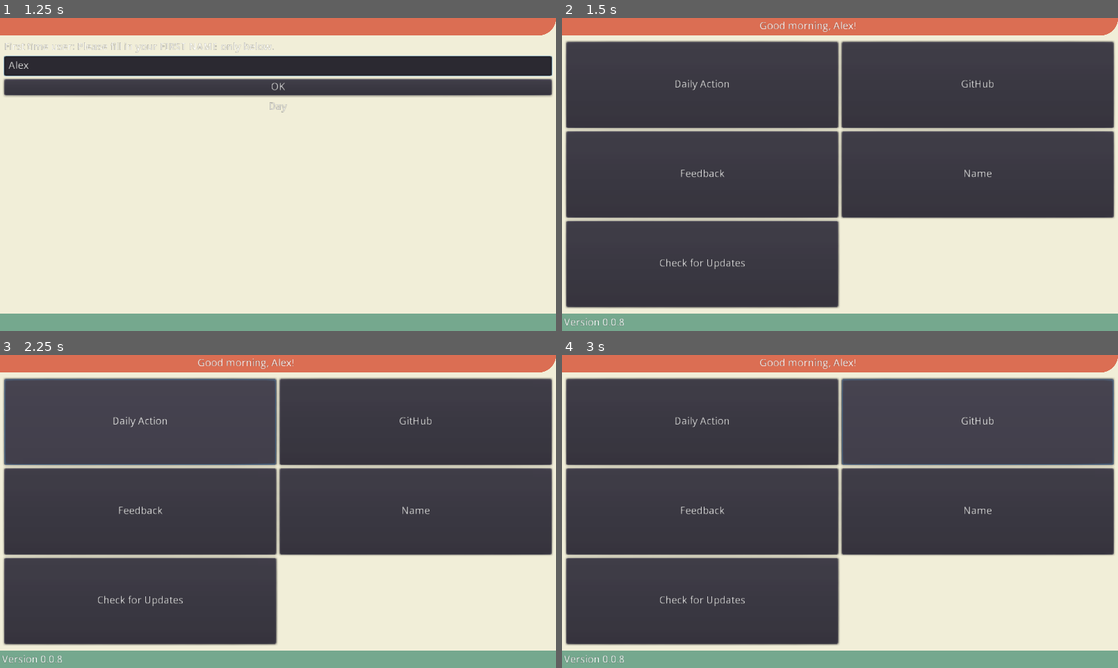
Above: before the commit, frames 1-4 (two rows, left to right).
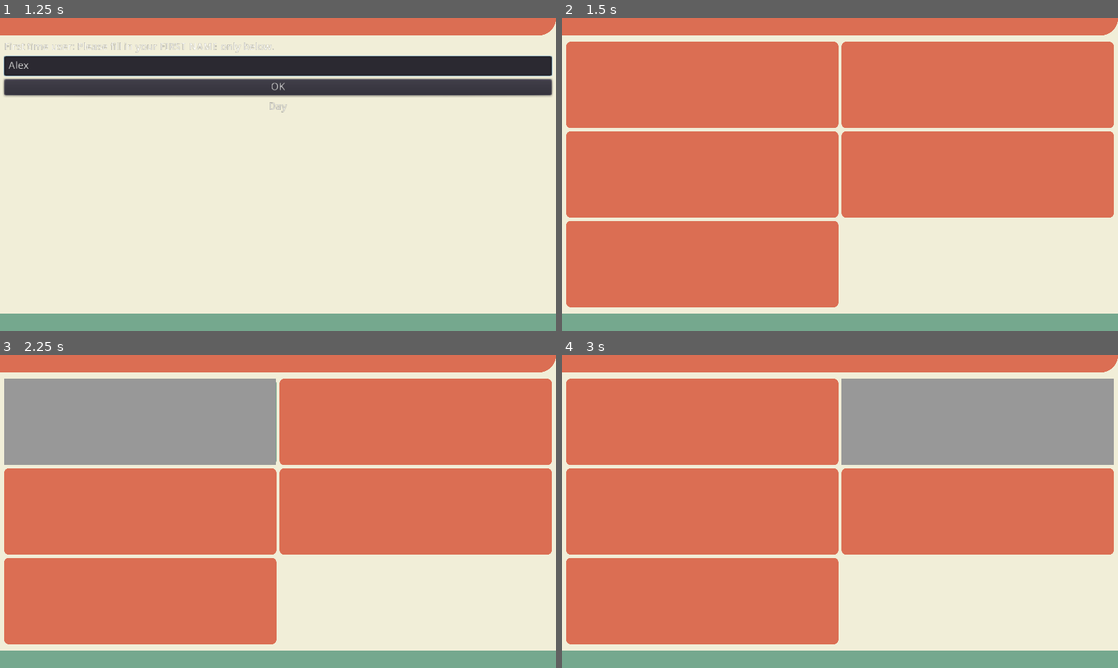
Above: after the commit, the same moments.

Repository: hobbesjaap/wellbeingapp
Game: Godot game, scene res://start_screen.tscn
Same seed, same stepped clock (60 frames per second), same inputs: the game is played once before the commit and once after it.
Inputs (mouse positions are in pixels of both pictures, inside the frame that each line leads up to):
- Up to frame 1 (1.25 s): click (278, 64) at 0.52 s; type "Alex" at 0.6 s
- Up to frame 2 (1.5 s): click "OK" at 1.25 s
- Up to frame 3 (2.25 s): click "Daily Action" at 2 s
- Up to frame 4 (3 s): click "GitHub" at 2.75 s

Frame 1 is identical in both runs. In frame 2, 71% of the frame differs, in the area x 0-100%, y 1-99%; in frame 3, 71%; in frame 4, 71%.

Commit message:
working on custom UI theme

Diff:
--- a/godot/project.godot
+++ b/godot/project.godot
@@ -13,7 +13,7 @@
 config/name="Wellbeing App"
 run/main_scene="res://start_screen.tscn"
 run/low_processor_mode=true
-config/icon="res://icon.png"
+config/icon="res://Assets/icons/main_icon.png"
 
 [autoload]
 
--- a/godot/start_menu.tscn
+++ b/godot/start_menu.tscn
@@ -1,9 +1,14 @@
-[gd_scene load_steps=5 format=2]
+[gd_scene load_steps=8 format=2]
 
 [ext_resource path="res://start_menu.gd" type="Script" id=1]
 [ext_resource path="res://button_name.gd" type="Script" id=2]
 [ext_resource path="res://button_email_feedback.gd" type="Script" id=3]
 [ext_resource path="res://button_open_github.gd" type="Script" id=4]
+[ext_resource path="res://wb_theme.tres" type="Theme" id=5]
+[ext_resource path="res://Assets/fonts/noto_sans_display_italic.ttf" type="DynamicFontData" id=6]
+
+[sub_resource type="DynamicFont" id=1]
+font_data = ExtResource( 6 )
 
 [node name="start_menu" type="CanvasLayer"]
 script = ExtResource( 1 )
@@ -16,6 +21,7 @@
 margin_top = 7.0
 margin_right = 185.0
 margin_bottom = 38.0
+theme = ExtResource( 5 )
 text = "All your base are belong to us"
 
 [node name="HTTPRequest" type="HTTPRequest" parent="."]
@@ -27,6 +33,8 @@
 margin_top = -31.0
 margin_right = 1280.0
 margin_bottom = -1.0
+theme = ExtResource( 5 )
+custom_fonts/font = SubResource( 1 )
 text = "Version"
 
 [node name="GridContainer" type="GridContainer" parent="."]
@@ -41,6 +49,7 @@
 margin_bottom = 198.0
 size_flags_horizontal = 3
 size_flags_vertical = 3
+theme = ExtResource( 5 )
 text = "Daily Action"
 
 [node name="button_open_github" type="Button" parent="GridContainer"]
@@ -49,6 +58,7 @@
 margin_bottom = 198.0
 size_flags_horizontal = 3
 size_flags_vertical = 3
+theme = ExtResource( 5 )
 text = "GitHub"
 script = ExtResource( 4 )
 
@@ -58,6 +68,7 @@
 margin_bottom = 404.0
 size_flags_horizontal = 3
 size_flags_vertical = 3
+theme = ExtResource( 5 )
 text = "Feedback"
 script = ExtResource( 3 )
 
@@ -68,6 +79,7 @@
 margin_bottom = 404.0
 size_flags_horizontal = 3
 size_flags_vertical = 3
+theme = ExtResource( 5 )
 text = "Name"
 script = ExtResource( 2 )
 
@@ -77,16 +89,18 @@
 margin_bottom = 610.0
 size_flags_horizontal = 3
 size_flags_vertical = 3
+theme = ExtResource( 5 )
 text = "Check for Updates"
 
 [node name="button_journal" type="Button" parent="GridContainer"]
 visible = false
-margin_left = 230.0
-margin_top = 90.0
-margin_right = 332.0
-margin_bottom = 127.0
+margin_left = 634.0
+margin_top = 412.0
+margin_right = 1260.0
+margin_bottom = 610.0
 size_flags_horizontal = 3
 size_flags_vertical = 3
+theme = ExtResource( 5 )
 text = "Journal"
 
 [connection signal="request_completed" from="HTTPRequest" to="." method="_on_HTTPRequest_request_completed"]
--- a/godot/start_screen.tscn
+++ b/godot/start_screen.tscn
@@ -1,9 +1,10 @@
-[gd_scene load_steps=7 format=2]
+[gd_scene load_steps=8 format=2]
 
 [ext_resource path="res://main_screen.gd" type="Script" id=1]
 [ext_resource path="res://user_details.tscn" type="PackedScene" id=2]
 [ext_resource path="res://start_menu.tscn" type="PackedScene" id=3]
 [ext_resource path="res://apps/daily_prompts.tscn" type="PackedScene" id=4]
+[ext_resource path="res://wb_theme.tres" type="Theme" id=5]
 
 [sub_resource type="StyleBoxFlat" id=1]
 bg_color = Color( 0.862745, 0.435294, 0.329412, 1 )
@@ -33,6 +34,7 @@
 anchor_bottom = 1.0
 margin_top = 42.0
 margin_bottom = -48.0
+theme = ExtResource( 5 )
 
 [node name="start_menu" parent="UI/top_container" instance=ExtResource( 3 )]
 
--- /dev/null
+++ b/godot/wb_theme.tres
@@ -0,0 +1,41 @@
+[gd_resource type="Theme" load_steps=10 format=2]
+
+[ext_resource path="res://Assets/fonts/noto_sans_display_bold.ttf" type="DynamicFontData" id=1]
+[ext_resource path="res://Assets/fonts/noto_sans_display.ttf" type="DynamicFontData" id=2]
+
+[sub_resource type="DynamicFont" id=1]
+size = 24
+font_data = ExtResource( 1 )
+
+[sub_resource type="StyleBoxFlat" id=4]
+
+[sub_resource type="StyleBoxFlat" id=5]
+
+[sub_resource type="StyleBoxFlat" id=6]
+bg_color = Color( 0.462745, 0.662745, 0.560784, 1 )
+corner_radius_top_left = 10
+corner_radius_top_right = 10
+corner_radius_bottom_right = 10
+corner_radius_bottom_left = 10
+
+[sub_resource type="StyleBoxFlat" id=2]
+bg_color = Color( 0.862745, 0.435294, 0.329412, 1 )
+corner_radius_top_left = 10
+corner_radius_top_right = 10
+corner_radius_bottom_right = 10
+corner_radius_bottom_left = 10
+
+[sub_resource type="StyleBoxFlat" id=7]
+
+[sub_resource type="DynamicFont" id=3]
+size = 24
+font_data = ExtResource( 2 )
+
+[resource]
+Button/fonts/font = SubResource( 1 )
+Button/styles/disabled = SubResource( 4 )
+Button/styles/focus = SubResource( 5 )
+Button/styles/hover = SubResource( 6 )
+Button/styles/normal = SubResource( 2 )
+Button/styles/pressed = SubResource( 7 )
+Label/fonts/font = SubResource( 3 )
Binary file added: godot/Assets/fonts/noto_sans_display_bold.ttf
Binary file added: godot/Assets/icons/main_icon.png
Binary file added: godot/Assets/icons/main_icon_smaller.png
Binary file removed: godot/icons/main_icon.png
Binary file removed: godot/icons/main_icon_smaller.png
